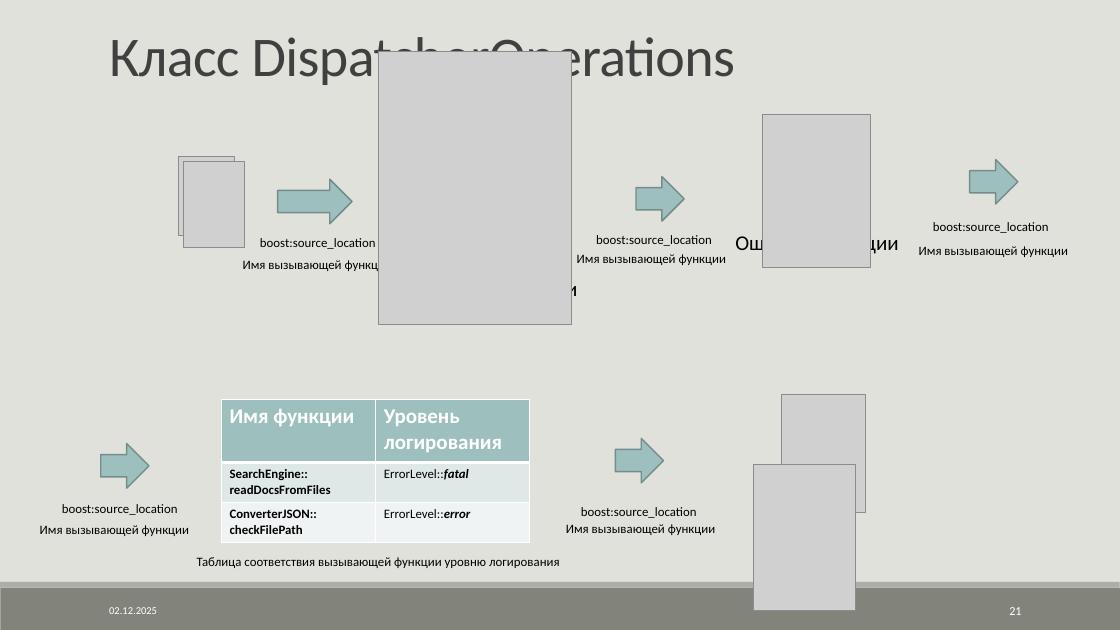
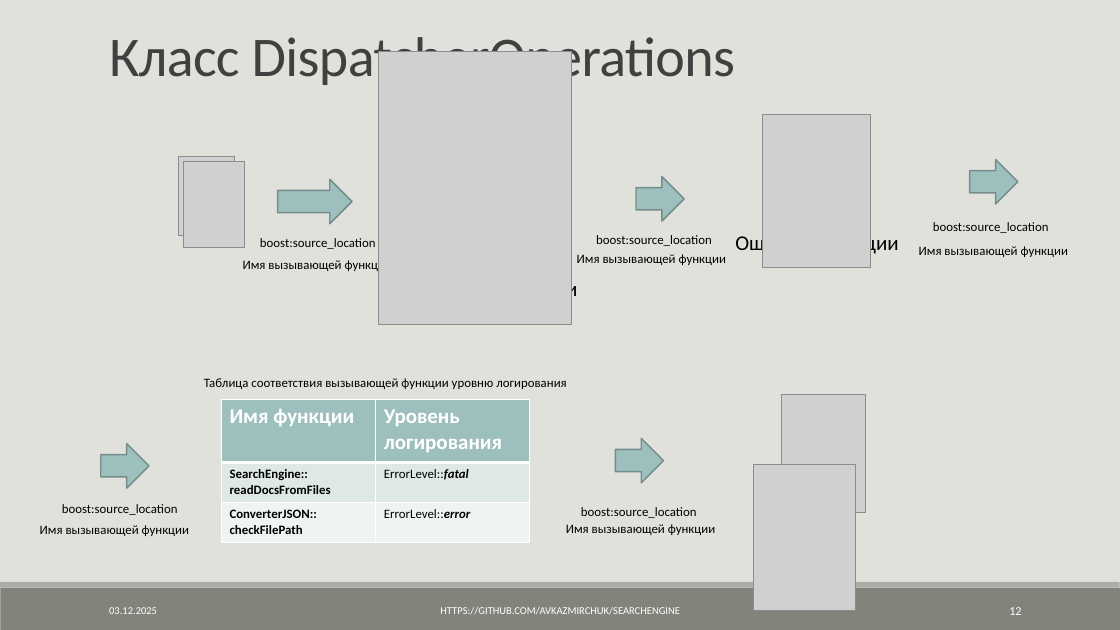
Before and after one commit to AVKazmirchuk/SearchEngine, a slide deck: slide 12 of presentation/защита.pptx (slide 21 before the commit). Drawn at 1120x630 pixels with LibreOffice and Linux fonts; fonts in the diff are those of the drawing; grey boxes stand for pictures. Boxes give left, top, right and bottom in pixels: in the first picture for what was removed or moved away, otherwise in the second. Text is boxed around its words. In the diff, an @@ line names an element or a change of style, - is before the commit and + after.

```diff
--- a/presentation/защита.pptx
+++ b/presentation/защита.pptx
@@ text "Таблица соответствия вызывающей функции уровню ...": place and size @@
-text "Таблица соответствия вызывающей функции уровню ..." at (197,557,559,568)
+text "Таблица соответствия вызывающей функции уровню ..." at (204,378,566,389)
@@ text added at (440,607,680,614), 9 pt, text #FFFFFF @@
+HTTPS://GITHUB.COM/AVKAZMIRCHUK/SEARCHENGINE
@@ page number at (1009,607,1021,615): text changed @@
-21
+12
```
Also in this commit, not shown: 24 other slides changed, 1 slide added, 1 slide removed, 40 other files.
